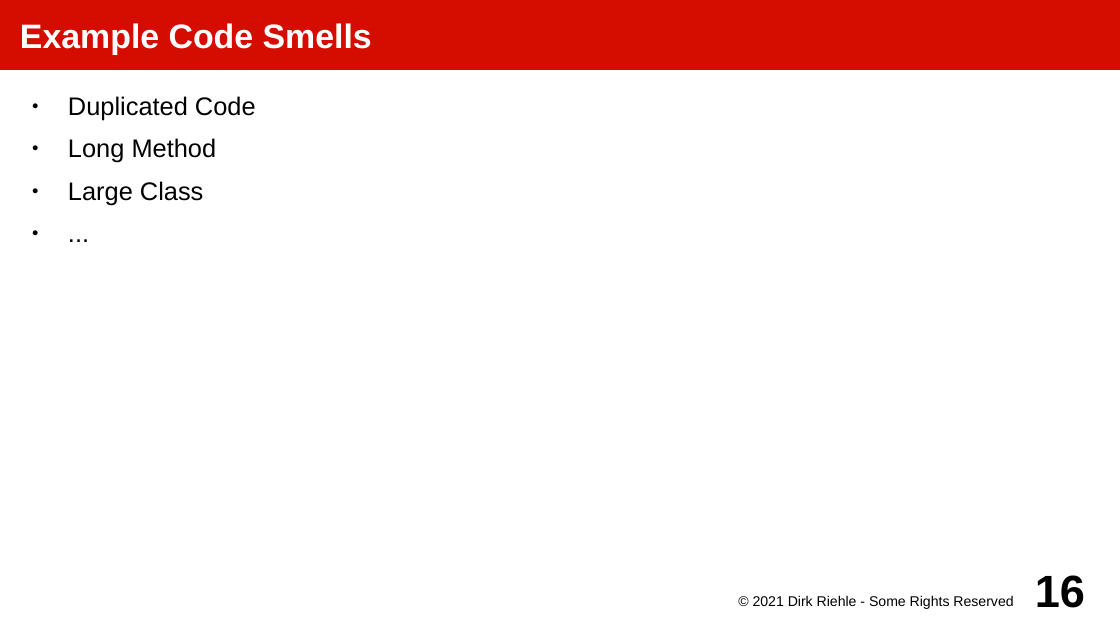
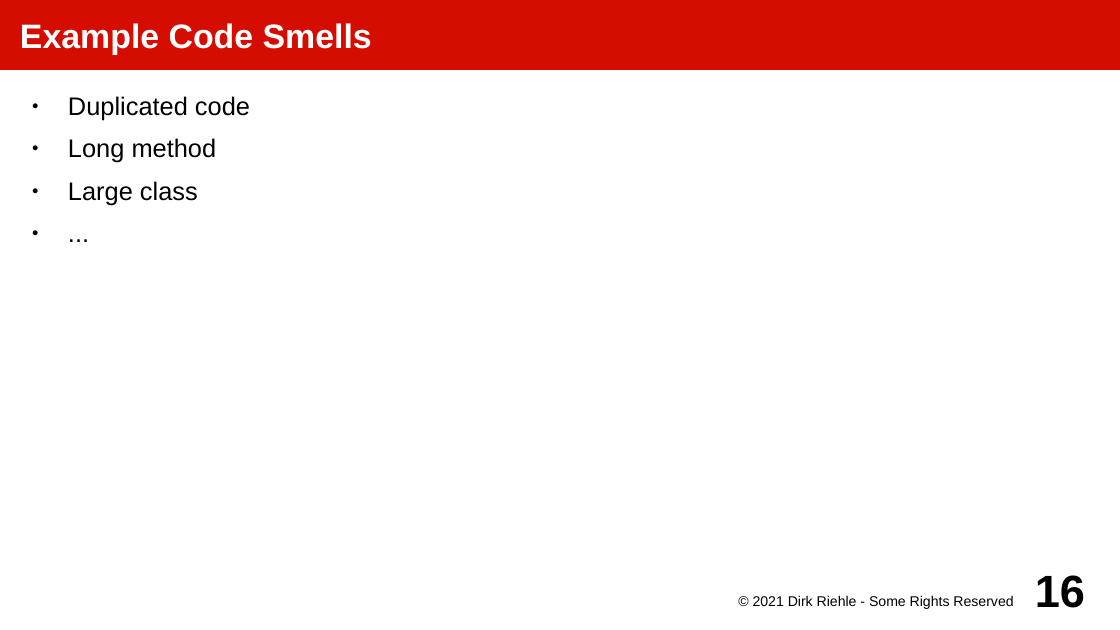
Before and after one commit to dirkriehle/amos-course, a slide deck: slide 16 of Lecture slides/AMOS E02 - Programming Practices.odp. Drawn at 1120x630 pixels with LibreOffice and Linux fonts; fonts in the diff are those of the drawing. Boxes give left, top, right and bottom in pixels: in the first picture for what was removed or moved away, otherwise in the second. Text is boxed around its words. In the diff, an @@ line names an element or a change of style, - is before the commit and + after.

```diff
--- a/Lecture slides/AMOS E02 - Programming Practices.odp
+++ b/Lecture slides/AMOS E02 - Programming Practices.odp
@@ text at box(68, 96, 250, 205): text changed @@
-● Duplicated Code
-● Long Method
-● Large Class
+● Duplicated code
+● Long method
+● Large class
```
Also in this commit, not shown: 9 other slides changed, 3 other files.
